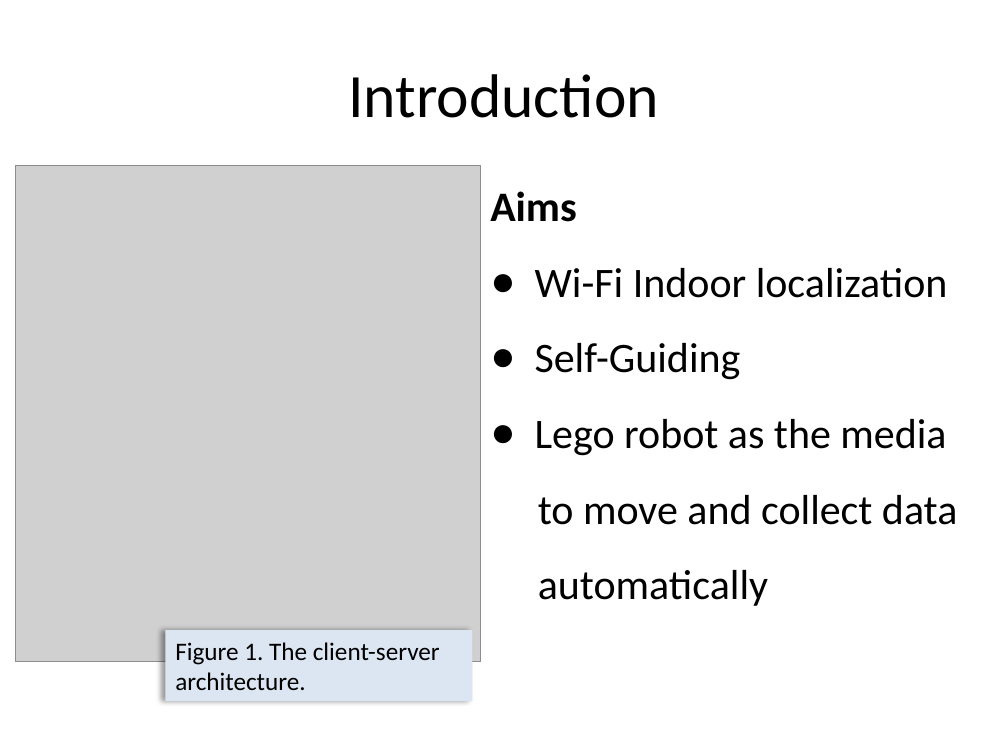
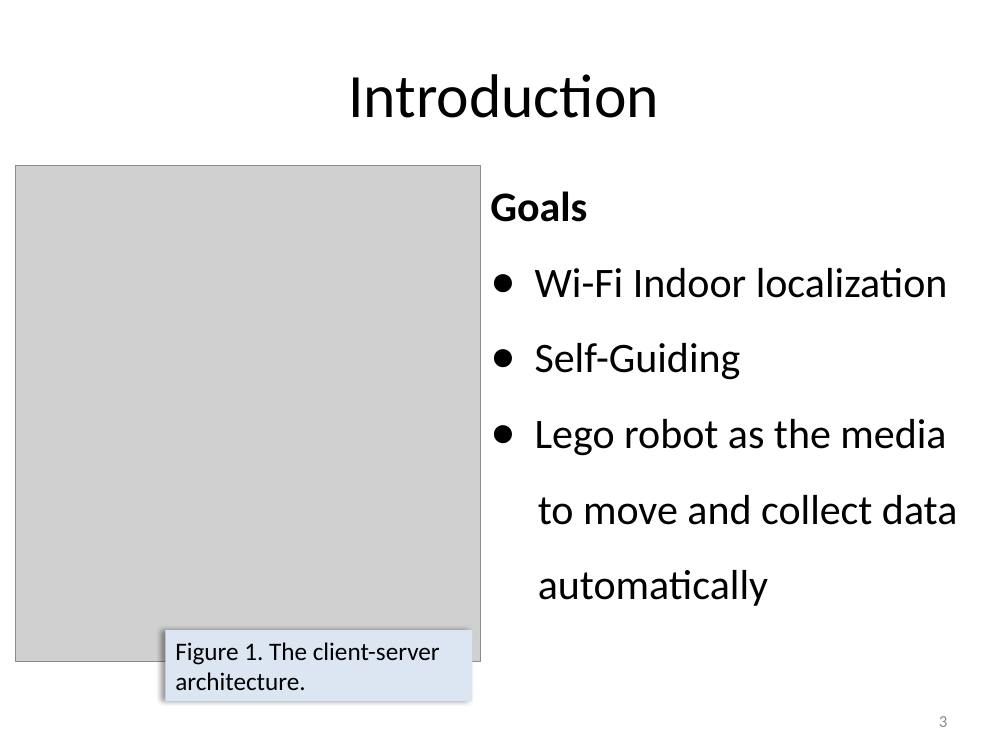
Before and after one commit to venkinarla/qya2, a slide deck: slide 3 of Final Year Porject (QYA2).pptx. Drawn at 1008x756 pixels with LibreOffice and Linux fonts; fonts in the diff are those of the drawing; grey boxes stand for pictures. Boxes give left, top, right and bottom in pixels: in the first picture for what was removed or moved away, otherwise in the second. Text is boxed around its words. In the diff, an @@ line names an element or a change of style, - is before the commit and + after.

```diff
--- a/Final Year Porject (QYA2).pptx
+++ b/Final Year Porject (QYA2).pptx
@@ text at (x1=490, y1=191, x2=587, y2=222): text changed @@
-Aims
+Goals
@@ page number added at (x1=939, y1=716, x2=947, y2=727), 12 pt, text #8C8C8C @@
+3
```
Also in this commit, not shown: 7 other slides changed, 5 slides added, 1 other file.
